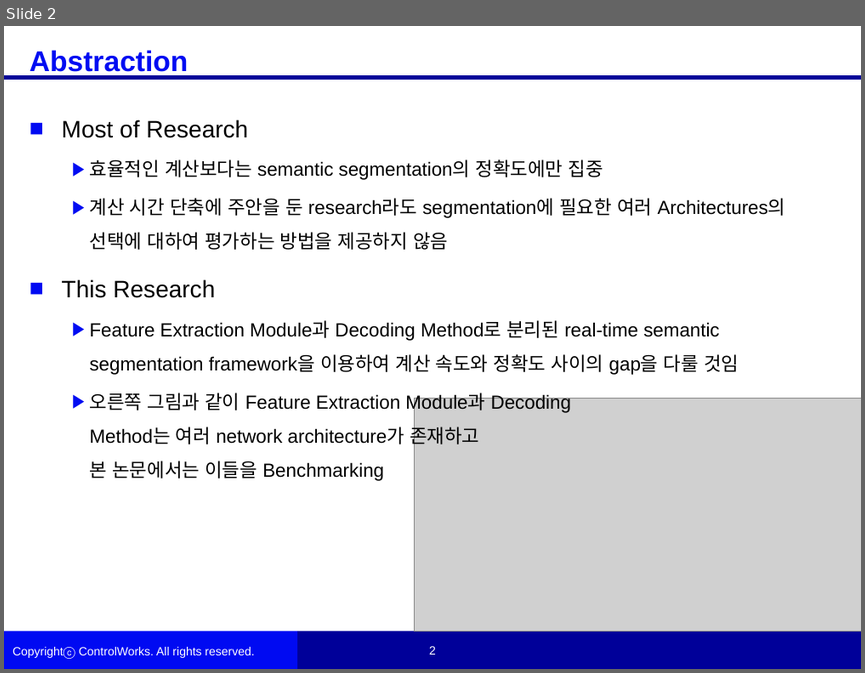
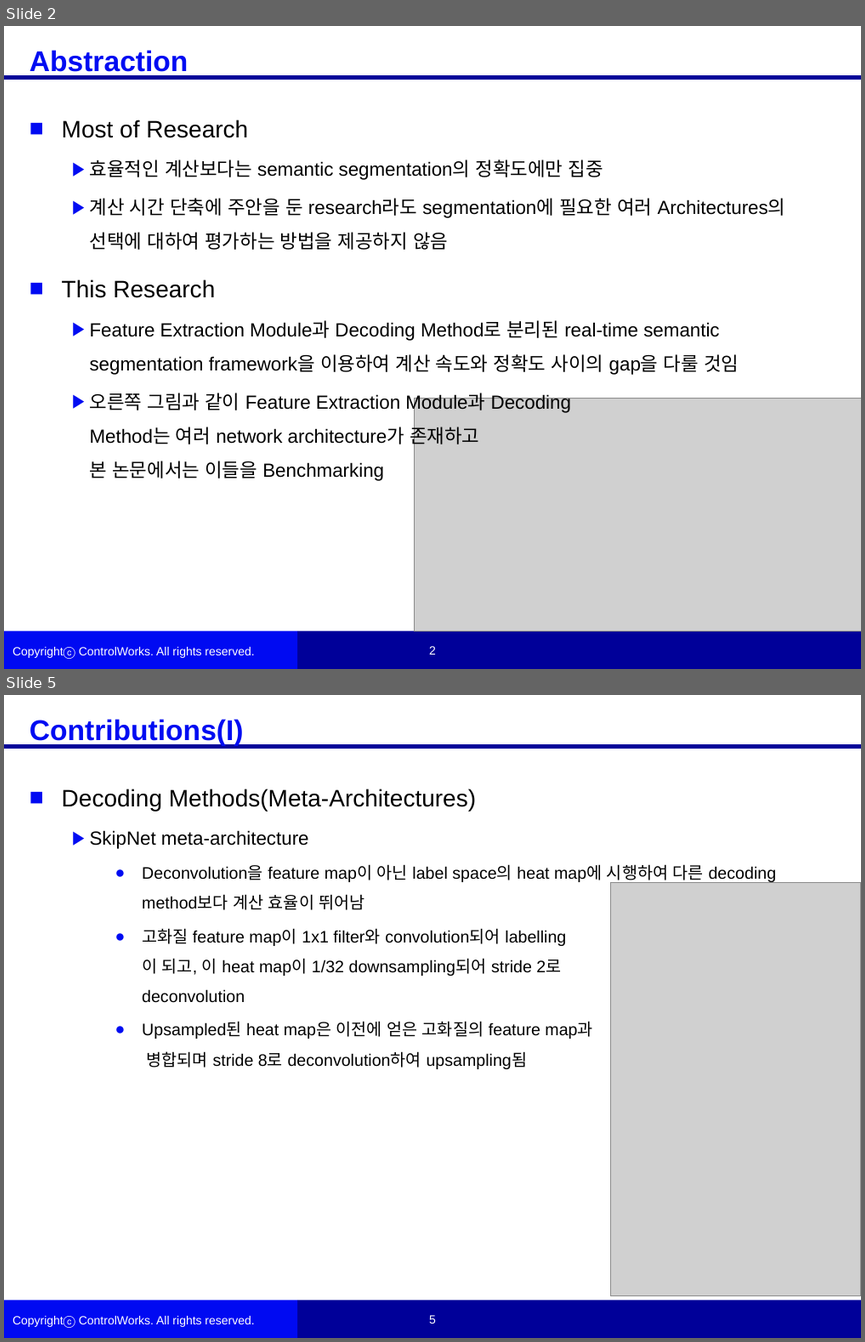
Before and after one commit to woojinKwon/deep_learning_paper, a slide deck: RTSEG_REAL-TIME SEMANTIC SEGMENTATION COMPARATIVE STUDY_논문정리.pptx. Shown one above the other, each under a label of ours: slide 2 before the commit, slides 2 and 5 after it; the slides between them are not shown. The pictures are 865x673 and 865x1342 pixels, drawn with LibreOffice and Linux fonts; fonts in the diff are those of the drawing; grey boxes stand for pictures; background and template pictures are left out. Boxes give left, top, right and bottom in pixels: in the first picture for what was removed or moved away, otherwise in the second. Text is boxed around its words. In the diff, an @@ line names an element or a change of style, - is before the commit and + after.

```diff
--- a/RTSEG_REAL-TIME SEMANTIC SEGMENTATION COMPARATIVE STUDY_논문정리.pptx
+++ b/RTSEG_REAL-TIME SEMANTIC SEGMENTATION COMPARATIVE STUDY_논문정리.pptx
@@ slide 5 added at <box>4,695,861,1338</box>, background #FFFFFF; not listed: 6 template elements that a slide beside it also shows @@
@@ text added at <box>30,719,244,746</box>, 24 pt, text #000CF2, bold @@
+Contributions(I)
@@ text added at <box>62,789,777,1069</box>, 14 pt, text #000000 @@
+■ Decoding Methods(Meta-Architectures)
+  ▶ SkipNet meta-architecture
+    ● Deconvolution을 feature map이 아닌 label space의 heat map에 시행하여 다른 decoding method보다 계산 효율이 뛰어남
+    ● 고화질 feature map이 1x1 filter와 convolution되어 labelling
+      이 되고, 이 heat map이 1/32 downsampling되어 stride 2로
+      deconvolution
+    ● Upsampled된 heat map은 이전에 얻은 고화질의 feature map과
+      병합되며 stride 8로 deconvolution하여 upsampling됨
@@ picture added at <box>610,882,861,1296</box> @@
```
Also in this commit, not shown: 4 slides changed, 4 other slides added, 5 slides removed.
